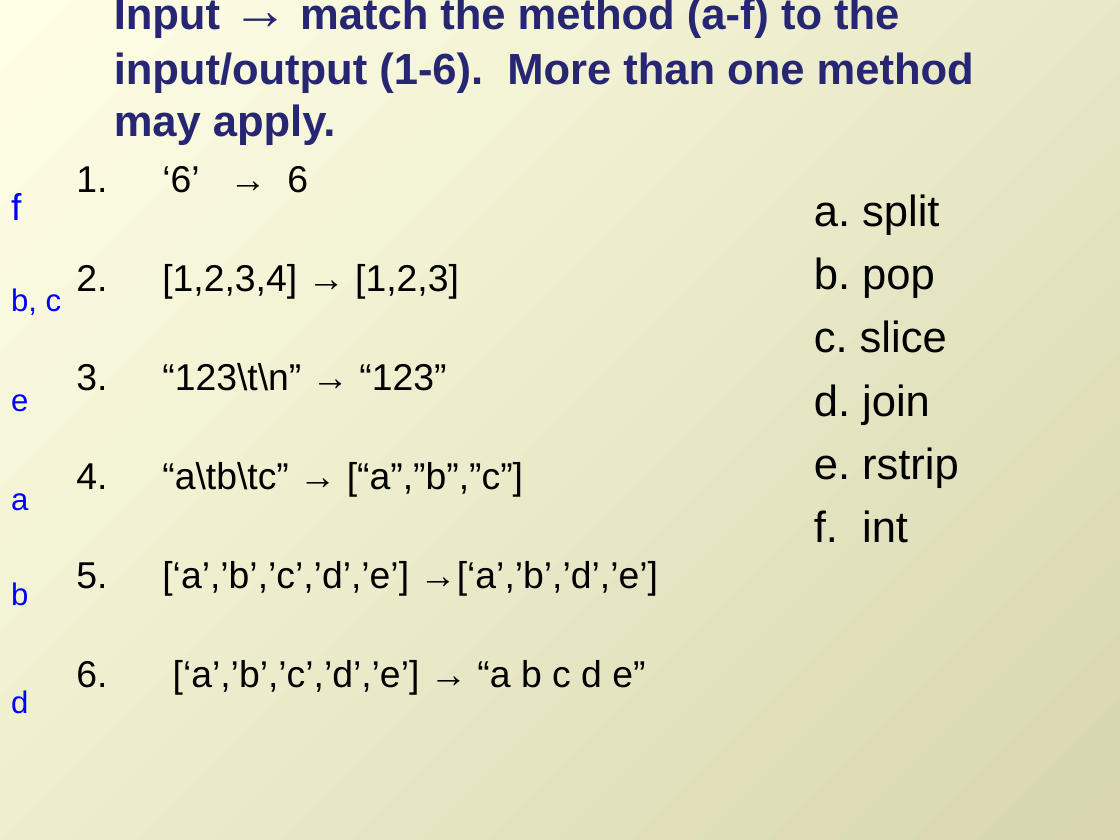
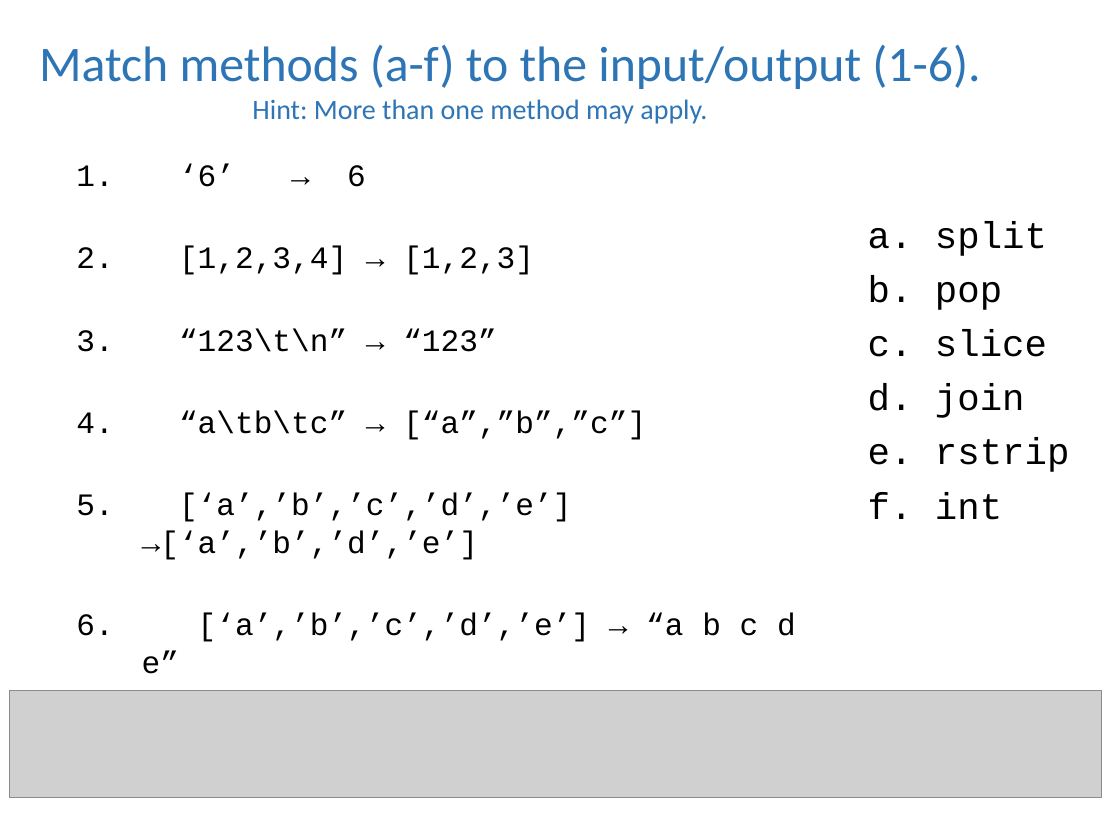
Before and after one commit to lgtateos/gis540, a slide deck: slide 20 of slides/fileIO.ppt (slide 5 before the commit). Drawn at 1120x840 pixels with LibreOffice and Linux fonts; fonts in the diff are those of the drawing; grey boxes stand for pictures. Boxes give left, top, right and bottom in pixels: in the first picture for what was removed or moved away, otherwise in the second. Text is boxed around its words. In the diff, an @@ line names an element or a change of style, - is before the commit and + after.

```diff
--- a/slides/fileIO.ppt
+++ b/slides/fileIO.ppt
@@ background gradient #FFFFE6 to #D7D6AE to #FFFFFF @@
@@ title at (39,45,980,124): text changed; size 28 to 32 pt; font Arial to Calibri; text colour #262673 to #2E75B6; bold off @@
-Input → match the method (a-f) to the input/output (1-6). More than one method may apply.
+Match methods (a-f) to the input/output (1-6).
+Hint: More than one method may apply.
@@ text "‘6’ → 6" at (142,163,796,674): size 24 to 20 pt, font Arial to Courier New; less space between paragraphs @@
@@ text removed at (11,193,62,714) @@
-f
-b, c
-e
-a
-b
-d
@@ text "a. split": place and size @@
-text "a. split" at (814,194,959,543)
+text "a. split" at (868,221,1069,520)
@@ text "a. split" at (868,221,1069,520): size 28 to 24 pt, font Arial to Courier New; less space between paragraphs @@
@@ picture added at (9,691,1101,799) @@
```
Also in this commit, not shown: 23 other slides changed, 13 slides added, 3 slides removed.
